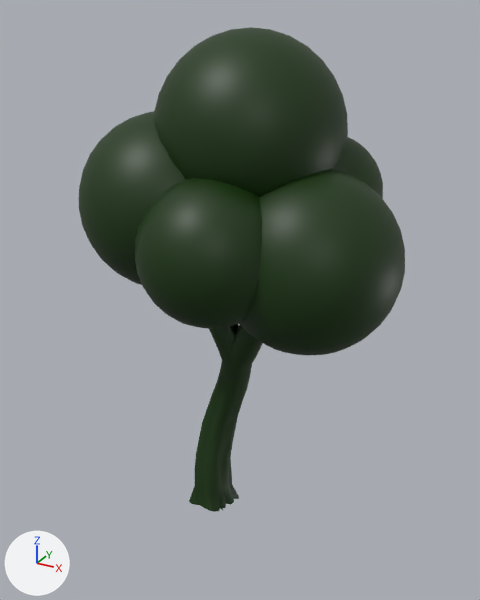
Renders of the COLLADA model forest_guard_sim/models/tree1/meshes/tree_a.dae from each side of a commit.
Camera for both pictures: a 50 mm lens placed at (9.12, -14.77, 14.55), pointed at (0.57, 0.77, 6.78). The lights are fixed; the arrows at lower left show +X, +Y and +Z. Where no turn or scale is listed for an object, it has been applied to the vertices.

The first picture shows 'tree.001'.
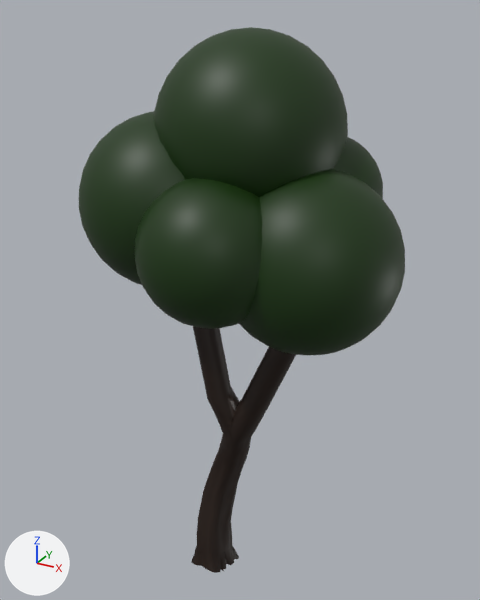
The newer file is also turned or shifted as a whole; pictures and numbers use the older file's frame.

Diff of the bpy script that builds the scene:
```diff
--- a/forest_guard_sim/models/tree1/meshes/tree_a.dae.py
+++ b/forest_guard_sim/models/tree1/meshes/tree_a.dae.py
@@ mat_material_001 @@
+mat_material_001 = principled_material('Material.001')
+mat_material_001.base_color = (0.0159, 0.00611, 0.0023)  # black #221208
@@ me_tree_001 @@
 # used by ob_tree_001; location = (0.0, 0.0, 0.0)
-me_tree_001.from_pydata(...)  # 3746 vertices, 7422 faces; spans x -3.65..5.33, y -3.28..4.13, z 0.0..14.11
+me_tree_001.from_pydata(...)  # 3746 vertices, 7422 faces; spans x -3.65..5.33, y -3.28..4.13, z -2.56..14.11
+# me_tree_001 part 1: 332 of the vertices in x -0.79..1.73, y -0.68..1.06, z 0.0..6.63 are moved by (0.0, 0.0, -2.56)
+# me_tree_001 part 2: 20 of the vertices in x 1.27..1.95, y -0.2..0.57, z 6.64..7.0 are moved by (1.32, 0.21, 0.69)
 me_tree_001.materials.append(mat_material)
+me_tree_001.materials.append(mat_material_001)  # black #221208
```

Where the change shows, as pixel boxes (x1, y1, x2, y2) in the pictures (480 x 600 px; the box of a moved part takes in the faces that stretch with it):
'tree.001', reshaped (13% taller): before (79, 27, 405, 512); after (79, 27, 405, 573)
part 1 of me_tree_001, moved or reshaped: before (189, 324, 263, 512); after (191, 326, 265, 573)
part 2 of me_tree_001, moved or reshaped (not visible before): after (242, 347, 296, 415)
